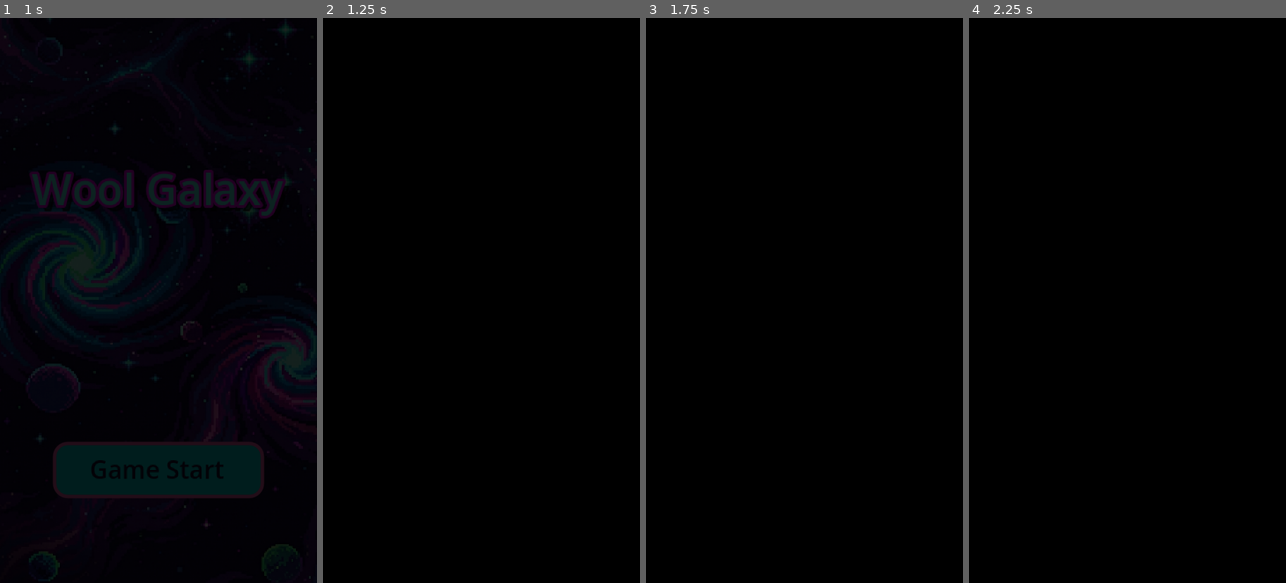
Above: before the commit, frames 1-4 (left to right).
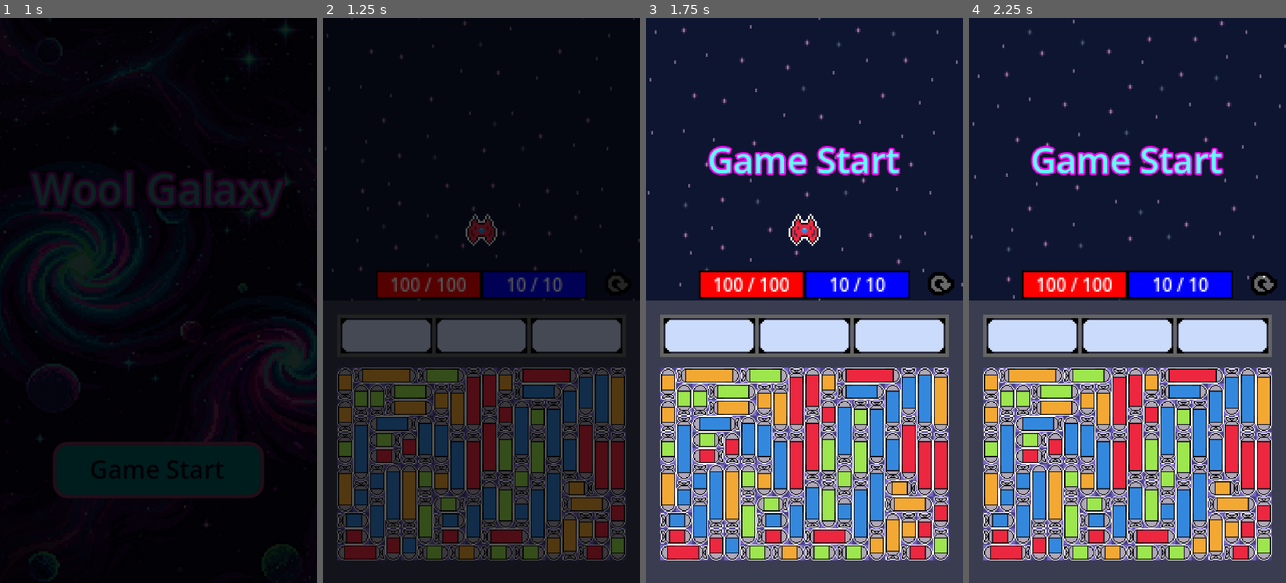
Above: after the commit, the same moments.

Repository: ZoNaDak/GalaxyPuzzleShooter_ProtoType
Game: Godot game, scene res://game/scenes/title/title_scene.tscn
Two runs of this game, one before a commit and one after it. Both use one fixed random seed, a clock stepped at 60 frames per second and the inputs below.
Inputs (mouse positions are in pixels of both pictures, inside the frame that each line leads up to):
- Up to frame 1 (1 s): click "Game Start" at 0.5 s
- Up to frame 2 (1.25 s): no input
- Up to frame 3 (1.75 s): tap Enter at 1.25 s; move the mouse to (874, 272) at 1.27 s; tap 2 at 1.35 s; click (874, 272) at 1.42 s
- Up to frame 4 (2.25 s): move the mouse to (1064, 328) at 2.02 s; tap 1 at 2.1 s; click (1064, 328) at 2.17 s

Frame 1 is identical in both runs. In frame 2, 48% of the frame differs, in the area x 0-100%, y 0-100%; in frame 3, 97%; in frame 4, 97%.
Error before the commit: Parse Error: Function "_do_heal_hp()" not found in base self. (res://game/characters/player/player.gd:89)

Commit message:
Add force shield base

Diff:
--- a/wool-galaxy-proto/config/scripts/player_config.gd
+++ b/wool-galaxy-proto/config/scripts/player_config.gd
@@ -5,6 +5,7 @@
 
 @export var max_hp: int = 100
 @export var max_mp: int = 10
+@export var max_force_shield_value: int = 10
 
 @export var missile_fire_delay: float = 0.5
 
--- a/wool-galaxy-proto/game/characters/player/player.gd
+++ b/wool-galaxy-proto/game/characters/player/player.gd
@@ -8,6 +8,8 @@
 @export var player_config: PlayerConfig
 @export var projectile_start_point: Marker2D
 @export var heal_effect_pivot: Marker2D
+@export var force_shield_effect: Node2D
+@export var force_shield_ui: ProgressBar
 
 var player_data: PlayerData
 
@@ -22,10 +24,14 @@
 #region Lifecycle
 
 func initialize(callable_context: PlayerCallableContext) -> void:
-	player_data = PlayerData.new(player_config.max_hp, player_config.max_mp)
+	player_data = PlayerData.new(
+		player_config.max_hp, player_config.max_mp, player_config.max_force_shield_value)
 	data = player_data
 
 	_callable_context = callable_context
+
+	force_shield_effect.visible = false
+	force_shield_ui.visible = false
 
 	state = StateType.IDLE
 
@@ -86,7 +92,7 @@
 		Enums.MissileColorType.BLUE:
 			pass
 		Enums.MissileColorType.GREEN:
-			_do_heal_hp(player_config.green_missile_value)
+			do_heal_hp(player_config.green_missile_value)
 		Enums.MissileColorType.YELLOW:
 			var enemy_spawn_point_arr = _callable_context.get_enemy_spawn_point_arr_callable.call()
 			for i in enemy_spawn_point_arr.size():
--- a/wool-galaxy-proto/game/characters/player/player.tscn
+++ b/wool-galaxy-proto/game/characters/player/player.tscn
@@ -8,11 +8,29 @@
 [sub_resource type="CircleShape2D" id="CircleShape2D_t6gq4"]
 radius = 9.0
 
-[node name="Player" type="Node2D" node_paths=PackedStringArray("projectile_start_point", "heal_effect_pivot")]
+[sub_resource type="StyleBoxFlat" id="StyleBoxFlat_mnys6"]
+bg_color = Color(1, 1, 1, 0.39215687)
+border_width_left = 1
+border_width_top = 1
+border_width_right = 1
+border_width_bottom = 1
+border_color = Color(0, 0, 0, 1)
+
+[sub_resource type="StyleBoxFlat" id="StyleBoxFlat_65114"]
+bg_color = Color(0.56078434, 0.827451, 1, 1)
+border_width_left = 1
+border_width_top = 1
+border_width_right = 1
+border_width_bottom = 1
+border_color = Color(1, 1, 1, 0)
+
+[node name="Player" type="Node2D" node_paths=PackedStringArray("projectile_start_point", "heal_effect_pivot", "force_shield_effect", "force_shield_ui")]
 script = ExtResource("1_5hw72")
 player_config = ExtResource("2_mnys6")
 projectile_start_point = NodePath("ProjectileStartPoint")
 heal_effect_pivot = NodePath("HealEffectPivot")
+force_shield_effect = NodePath("ForceShieldPivot/ForceShieldEffect")
+force_shield_ui = NodePath("Control/ForceShieldUI")
 
 [node name="Sprite2D" type="Sprite2D" parent="."]
 texture = ExtResource("2_t6gq4")
@@ -35,4 +53,28 @@
 [node name="ForceShieldPivot" type="Marker2D" parent="."]
 
 [node name="ForceShieldEffect" parent="ForceShieldPivot" instance=ExtResource("4_mnys6")]
-visible = false
+
+[node name="Control" type="Control" parent="."]
+layout_mode = 3
+anchors_preset = 0
+
+[node name="ForceShieldUI" type="ProgressBar" parent="Control"]
+layout_mode = 1
+anchors_preset = 8
+anchor_left = 0.5
+anchor_top = 0.5
+anchor_right = 0.5
+anchor_bottom = 0.5
+offset_left = -11.0
+offset_top = -20.0
+offset_right = 31.0
+offset_bottom = -12.0
+grow_horizontal = 2
+grow_vertical = 2
+scale = Vector2(0.5, 0.5)
+size_flags_horizontal = 3
+size_flags_vertical = 1
+theme_override_styles/background = SubResource("StyleBoxFlat_mnys6")
+theme_override_styles/fill = SubResource("StyleBoxFlat_65114")
+value = 25.0
+show_percentage = false
--- a/wool-galaxy-proto/game/data/player_data.gd
+++ b/wool-galaxy-proto/game/data/player_data.gd
@@ -8,6 +8,9 @@
 var equipped_missile_datas: Array[MissileData] = []
 var _reserved_missile_count := 0;
 var _missile_fire_delay_arr: Array[float] = []
+
+var max_force_shield_value: int
+var cur_force_shield_value: int
 
 #endregion
 
@@ -20,50 +23,53 @@
 
 #region Lifecycle
 
-func _init(hp: int, mp: int):
-    super._init(hp, mp)
+@warning_ignore("shadowed_variable")
+func _init(hp: int, mp: int, max_force_shield_value: int):
+	super._init(hp, mp)
+	self.max_force_shield_value = max_force_shield_value
+	self.cur_force_shield_value = max_force_shield_value
 
-    equipped_missile_datas.resize(Consts.MISSILE_SLOT_COUNT)
-    for i in equipped_missile_datas.size():
-        equipped_missile_datas[i] = null
+	equipped_missile_datas.resize(Consts.MISSILE_SLOT_COUNT)
+	for i in equipped_missile_datas.size():
+		equipped_missile_datas[i] = null
 
-    _missile_fire_delay_arr.resize(Consts.MISSILE_SLOT_COUNT)
+	_missile_fire_delay_arr.resize(Consts.MISSILE_SLOT_COUNT)
 
 #endregion
 
 #region Methods
 
 func get_is_full_missile_slot() -> bool:
-    var remain_slot_count := Consts.MISSILE_SLOT_COUNT
-    for missile_data in equipped_missile_datas:
-        if missile_data != null:
-            remain_slot_count -= 1;
+	var remain_slot_count := Consts.MISSILE_SLOT_COUNT
+	for missile_data in equipped_missile_datas:
+		if missile_data != null:
+			remain_slot_count -= 1;
 
-    var result := remain_slot_count - _reserved_missile_count <= 0;
-    return result;
+	var result := remain_slot_count - _reserved_missile_count <= 0;
+	return result;
 
 func reserve_missile_slot() -> void:
-    _reserved_missile_count += 1;
+	_reserved_missile_count += 1;
 
 func unreserve_missile_slot() -> void:
-    _reserved_missile_count -= 1;
+	_reserved_missile_count -= 1;
 
 func equip_missile(missile_data: MissileData) -> bool:
-    for i in equipped_missile_datas.size():
-        if equipped_missile_datas[i] == null:
-            equipped_missile_datas[i] = missile_data;
-            _reserved_missile_count -= 1
-            _missile_fire_delay_arr[i] = 0.0
-            on_equip_missile.emit(i, missile_data)
-            return true;
+	for i in equipped_missile_datas.size():
+		if equipped_missile_datas[i] == null:
+			equipped_missile_datas[i] = missile_data;
+			_reserved_missile_count -= 1
+			_missile_fire_delay_arr[i] = 0.0
+			on_equip_missile.emit(i, missile_data)
+			return true;
 
-    LogManager.Error("Can't Equip Missile, Slot is Full", "PlayerData")
-    return false
+	LogManager.Error("Can't Equip Missile, Slot is Full", "PlayerData")
+	return false
 
 func unequip_missile(index: int) -> void:
-    LogManager.info("Unequip Missile %d" % [index], "Player")
-    equipped_missile_datas[index] = null
-    _missile_fire_delay_arr[index] = 0.0
-    on_unequip_missile.emit(index)
+	LogManager.info("Unequip Missile %d" % [index], "Player")
+	equipped_missile_datas[index] = null
+	_missile_fire_delay_arr[index] = 0.0
+	on_unequip_missile.emit(index)
 
 #endregion
Not shown: 1 places in wool-galaxy-proto/game/characters/player/player.tscn that only renumber resources
